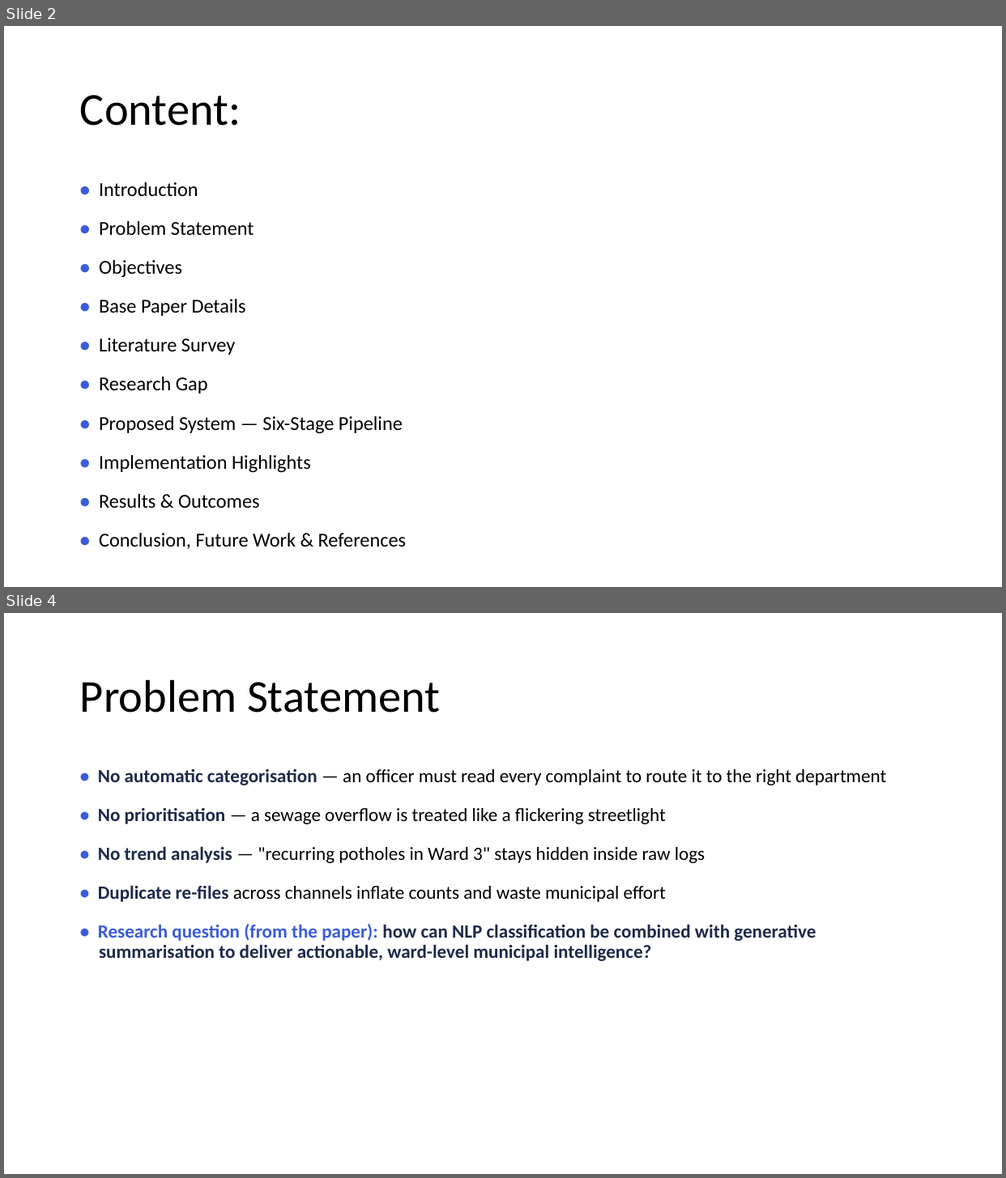
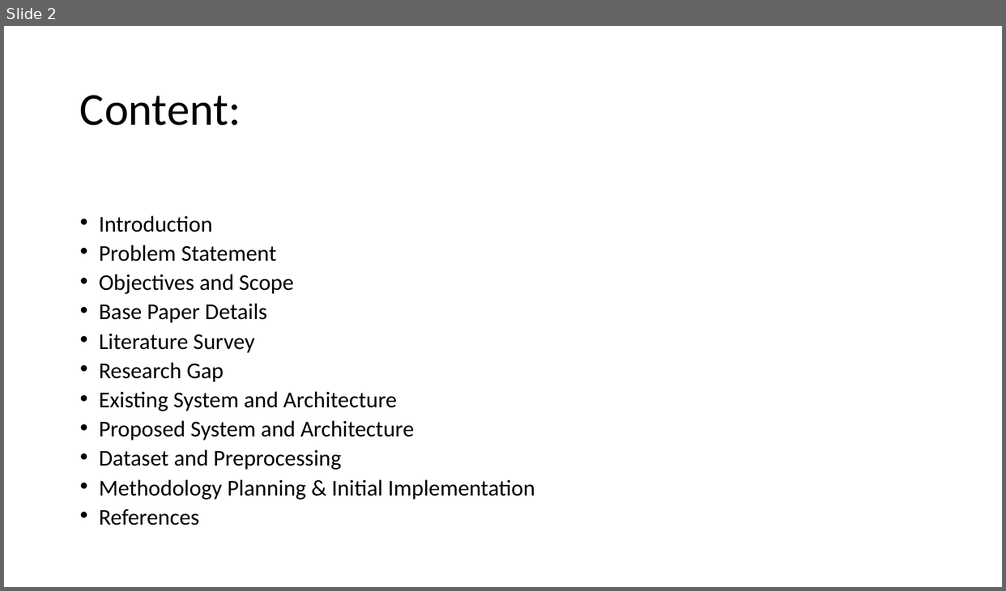
Before and after one commit to Mudit021/CivicSense-AI-Based-Citizen-Complaint-Analyzer, a slide deck: Project_Presentation.pptx. Shown one above the other, each under a label of ours: slides 2 and 4 before the commit, slide 2 after it; the slides between them are not shown. The pictures are 1006x1178 and 1006x591 pixels, drawn with LibreOffice and Linux fonts; fonts in the diff are those of the drawing. Boxes give left, top, right and bottom in pixels: in the first picture for what was removed or moved away, otherwise in the second. Text is boxed around its words. In the diff, an @@ line names an element or a change of style, - is before the commit and + after.

```diff
--- a/Project_Presentation.pptx
+++ b/Project_Presentation.pptx
@@ slide 4 removed at (4,613,1002,1174), background #FFFFFF @@
@@ title removed at (80,679,440,713) @@
-Problem Statement
@@ text removed at (98,769,886,961) @@
-• No automatic categorisation — an officer must read every complaint to route it to the right department
-• No prioritisation — a sewage overflow is treated like a flickering streetlight
-• No trend analysis — "recurring potholes in Ward 3" stays hidden inside raw logs
-• Duplicate re-files across channels inflate counts and waste municipal effort
-• Research question (from the paper): how can NLP classification be combined with generative summarisation to deliver actionable, ward-level municipal intelligence?
@@ slide 2 changed as well @@
@@ text at (99,216,535,526): text changed; size 19 to 21.7 pt @@
-• Introduction
-• Problem Statement
-• Objectives
-• Base Paper Details
-• Literature Survey
-• Research Gap
-• Proposed System — Six-Stage Pipeline
-• Implementation Highlights
-• Results & Outcomes
-• Conclusion, Future Work & References
+• Introduction
+• Problem Statement
+• Objectives and Scope
+• Base Paper Details
+• Literature Survey
+• Research Gap
+• Existing System and Architecture
+• Proposed System and Architecture
+• Dataset and Preprocessing
+• Methodology Planning & Initial Implementation
+• References
```
Also in this commit, not shown: 7 other slides changed, 5 slides added, 3 other slides removed, 28 other files.
